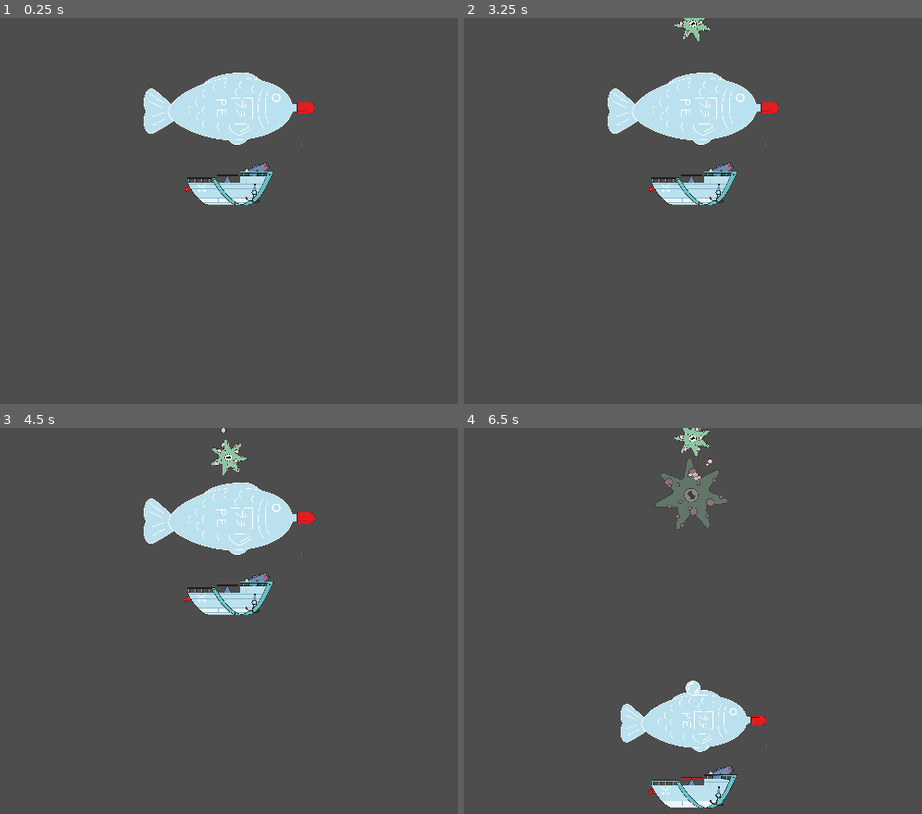
Above: before the commit, frames 1-4 (two rows, left to right).
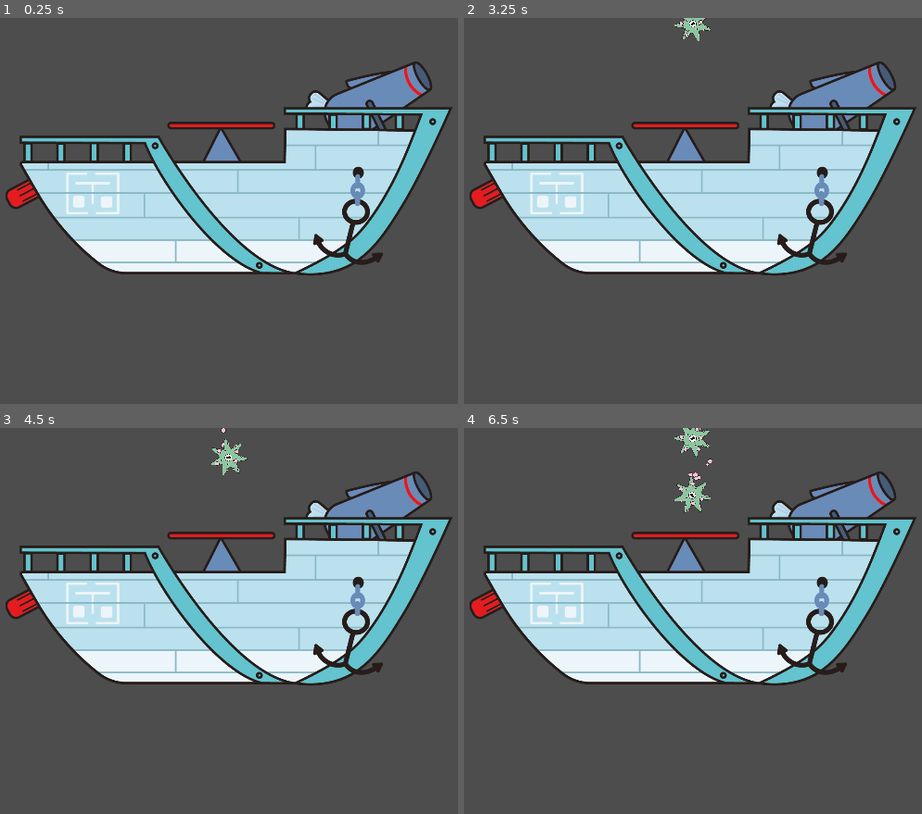
Above: after the commit, the same moments.

Repository: TheJP/GlobalGameJam2025
Game: Godot game, scene res://level/level_test_jp.tscn
The game is run twice, just before and just after one commit, with the same random seed, the same clock (stepped at 60 frames per second) and the same inputs. This scene is started directly instead of the project's main scene. The engine's default icon, where the game draws it, is replaced by a stand-in: a white triangle on a blue panel in a dark square.
Inputs:
- Up to frame 1 (0.25 s): no input
- Up to frame 2 (3.25 s): tap Enter at 0.5, 2 s; tap Space at 1.25, 2.75 s
- Up to frame 3 (4.5 s): no input
- Up to frame 4 (6.5 s): tap Enter at 5 s

The runs differ from the first frame. In frame 1, 33% of the frame differs, in the area x 1-99%, y 11-67%; in frame 2, 33%; in frame 3, 33%; in frame 4, 35%, in the area x 1-99%, y 7-99%.

Commit message:
Started work on boss

Diff:
--- /dev/null
+++ b/enemies/boss/boss.gd
@@ -0,0 +1,37 @@
+class_name Boss
+extends Node2D
+
+
+@export var swim_speed := 10.0
+@export var max_health := 100.0
+var health := max_health / 3.0
+
+
+var _boat: Boat
+var _float_tween: Tween
+
+
+func _ready() -> void:
+	var fish := get_tree().get_first_node_in_group("fish")
+	if fish:
+		_boat = fish.get_parent()
+	_float_tween = create_tween()
+	_float_tween.set_ease(Tween.EASE_IN_OUT)
+	_float_tween.set_trans(Tween.TRANS_SINE)
+	_float_tween.tween_property($Body, "position", $Body.position + Vector2.DOWN * 100.0, 3.0)
+	_float_tween.tween_property($Body, "position", $Body.position, 3.0)
+	_float_tween.set_loops()
+
+
+func _process(delta: float) -> void:
+	if _boat:
+		var y_distance := _boat.global_position.y - global_position.y
+		if y_distance <= swim_speed * delta:
+			global_position.y = _boat.global_position.y
+		else:
+			global_position.y += sign(y_distance) * swim_speed * delta
+
+
+func _on_body_area_entered(area: Area2D) -> void:
+	health = min(0.0, health - 5.0)
+	%Health.update_health(health / max_health)
--- /dev/null
+++ b/enemies/boss/boss.tscn
@@ -0,0 +1,45 @@
+[gd_scene load_steps=5 format=3 uid="uid://cinovrrfl57s"]
+
+[ext_resource type="Script" path="res://enemies/boss/boss.gd" id="1_j8ix8"]
+[ext_resource type="Texture2D" uid="uid://2727mq8yw27w" path="res://icon.svg" id="2_1xh3i"]
+[ext_resource type="Script" path="res://enemies/boss/health.gd" id="3_t4yh4"]
+
+[sub_resource type="CapsuleShape2D" id="CapsuleShape2D_yof4s"]
+radius = 213.0
+height = 842.0
+
+[node name="Boss" type="Node2D"]
+position = Vector2(1784, 538)
+script = ExtResource("1_j8ix8")
+swim_speed = 50.0
+
+[node name="Body" type="Area2D" parent="." groups=["enemy"]]
+
+[node name="Sprite2D" type="Sprite2D" parent="Body"]
+scale = Vector2(3, 6.5)
+texture = ExtResource("2_1xh3i")
+
+[node name="CollisionShape2D" type="CollisionShape2D" parent="Body"]
+shape = SubResource("CapsuleShape2D_yof4s")
+
+[node name="HealthParent" type="Node2D" parent="Body"]
+position = Vector2(0, -473)
+
+[node name="Health" type="Sprite2D" parent="Body/HealthParent"]
+unique_name_in_owner = true
+modulate = Color(0.435067, 0.65, 0.247, 1)
+z_index = 11
+scale = Vector2(2, 0.3)
+texture = ExtResource("2_1xh3i")
+region_enabled = true
+region_rect = Rect2(0, 0, 128, 128)
+script = ExtResource("3_t4yh4")
+
+[node name="HealthBar" type="Sprite2D" parent="Body/HealthParent"]
+modulate = Color(0.737255, 0.337255, 0.878431, 1)
+z_index = 10
+scale = Vector2(2, 0.3)
+texture = ExtResource("2_1xh3i")
+region_rect = Rect2(0, 0, 0, 100)
+
+[connection signal="area_entered" from="Body" to="." method="_on_body_area_entered"]
--- /dev/null
+++ b/enemies/boss/health.gd
@@ -0,0 +1,14 @@
+extends Sprite2D
+
+
+var _rect_max_width: float
+
+
+func _ready() -> void:
+	_rect_max_width = region_rect.size.x
+
+
+func update_health(fraction: float) -> void:
+	fraction = clamp(fraction, 0.0, 1.0)
+	region_rect.size.x = fraction * _rect_max_width
+	position.x = (1.0 - fraction) * _rect_max_width * scale.x * -0.5
--- a/enemies/wall/wall.gd
+++ b/enemies/wall/wall.gd
@@ -5,7 +5,7 @@
 
 
 func _on_area_entered(area: Area2D) -> void:
-	if not area.is_in_group("bullet") and not area.is_in_group("fish"):
+	if not area.is_in_group("player_bullet") and not area.is_in_group("fish"):
 		return
 	if _destroyed:
 		return
--- a/level/level_test_jp.tscn
+++ b/level/level_test_jp.tscn
@@ -6,6 +6,7 @@
 [node name="Level" type="Node2D"]
 
 [node name="Boat" parent="." instance=ExtResource("1_mgfuu")]
+scale = Vector2(1, 1)
 
 [node name="Camera2D" type="Camera2D" parent="."]
 
